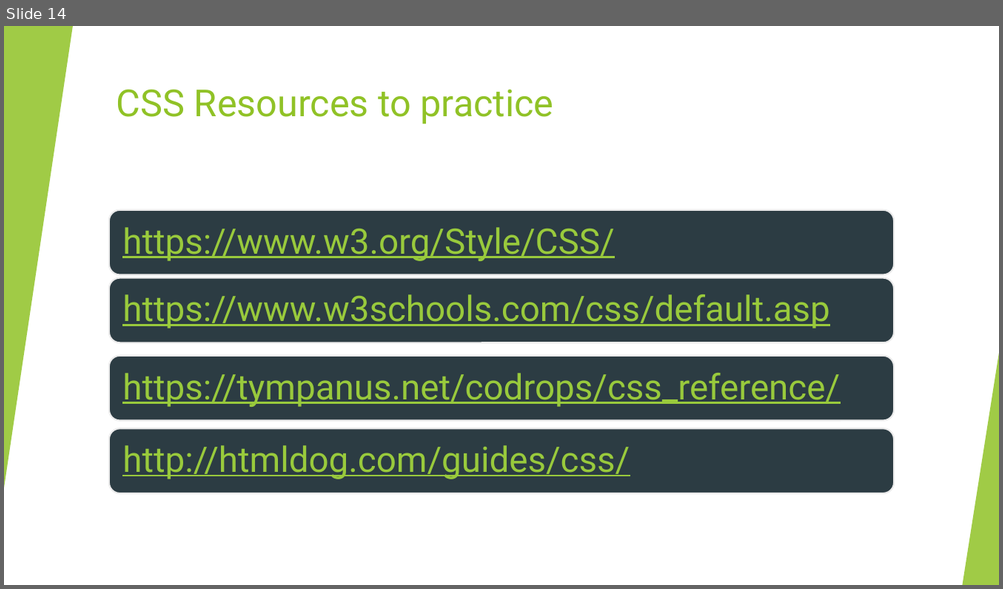
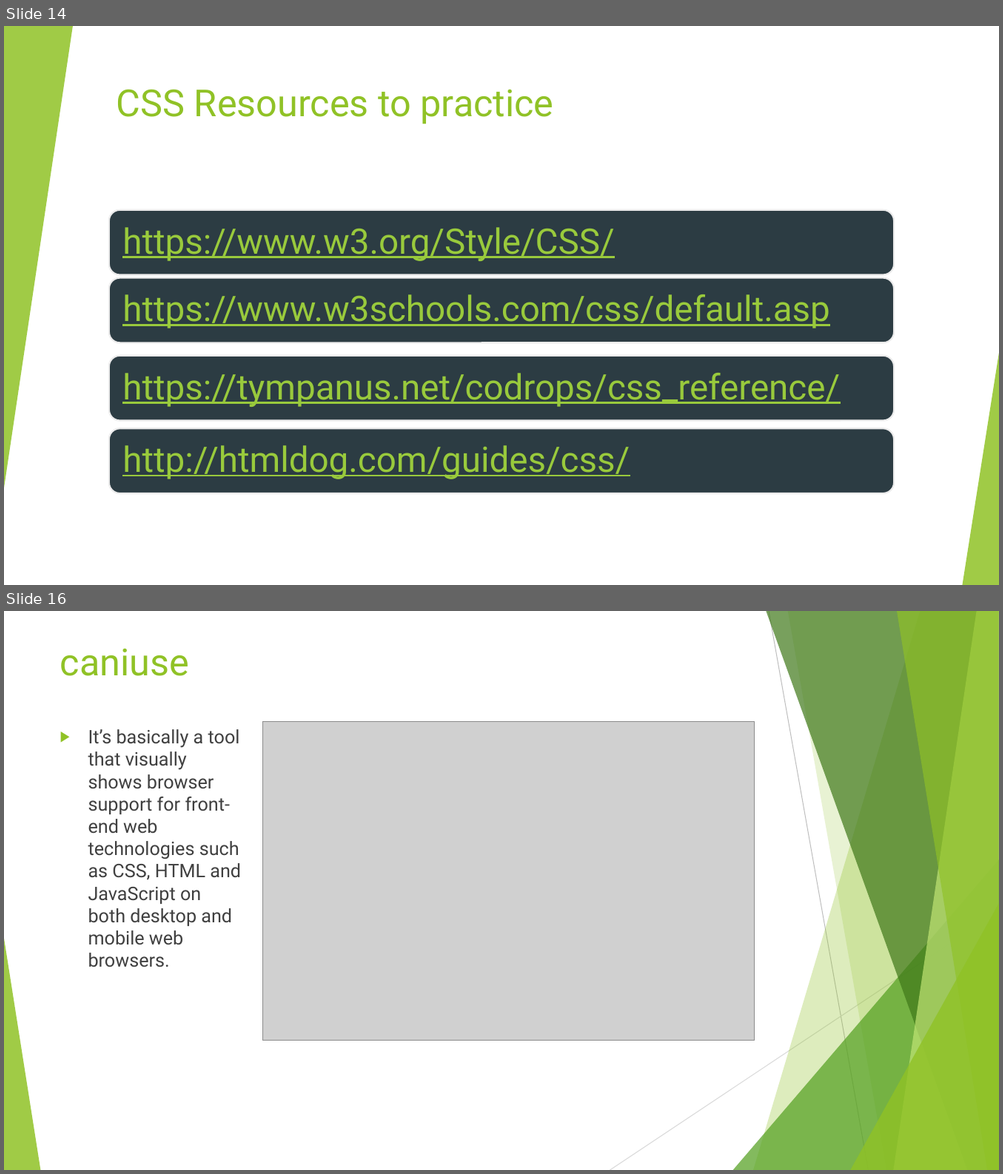
Before and after one commit to anumsh/Introduction-To-CSS, a slide deck: Introduction-to-CSS.pptx. Shown one above the other, each under a label of ours: slide 14 before the commit, slides 14 and 16 after it; the slides between them are not shown. The pictures are 1003x589 and 1003x1174 pixels, drawn with LibreOffice and Linux fonts; fonts in the diff are those of the drawing; grey boxes stand for pictures. Boxes give left, top, right and bottom in pixels: in the first picture for what was removed or moved away, otherwise in the second. Text is boxed around its words. In the diff, an @@ line names an element or a change of style, - is before the commit and + after.

Commit message:
feat: Browser Support

```diff
--- a/Introduction-to-CSS.pptx
+++ b/Introduction-to-CSS.pptx
@@ slide 16 added at (4,611,999,1170), background #FFFFFF; not listed: 10 template elements that a slide beside it also shows @@
@@ title added at (60,648,189,676), 36 pt, text #90C226 @@
+caniuse
@@ picture added at (262,721,754,1041) @@
@@ text added at (88,729,241,968), 18 pt, text #404040 @@
+▶ It’s basically a tool that visually shows browser support for front-end web technologies such as CSS, HTML and JavaScript on both desktop and mobile web browsers.
```
Also in this commit, not shown: 1 slide changed, 2 other slides added.
